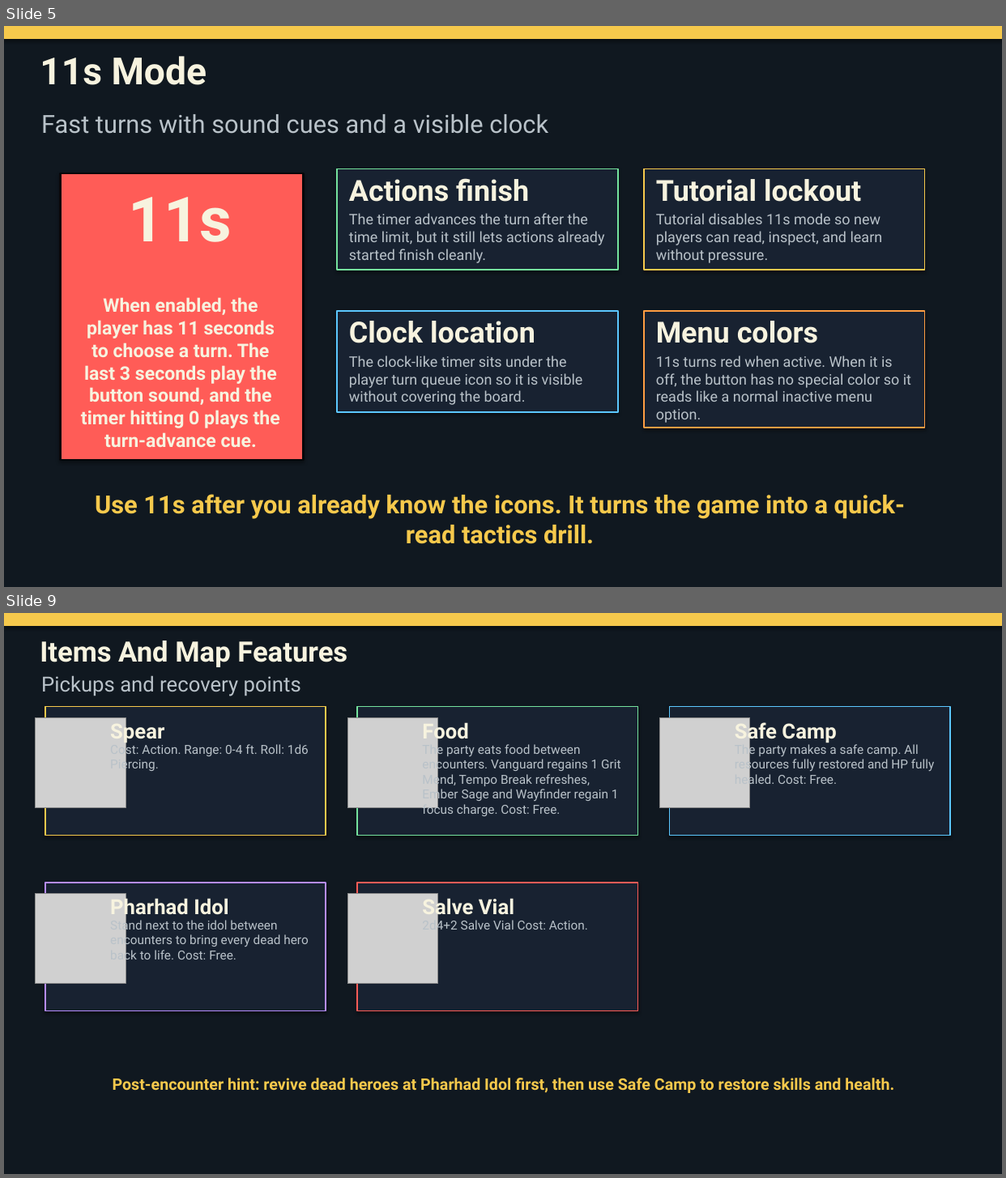
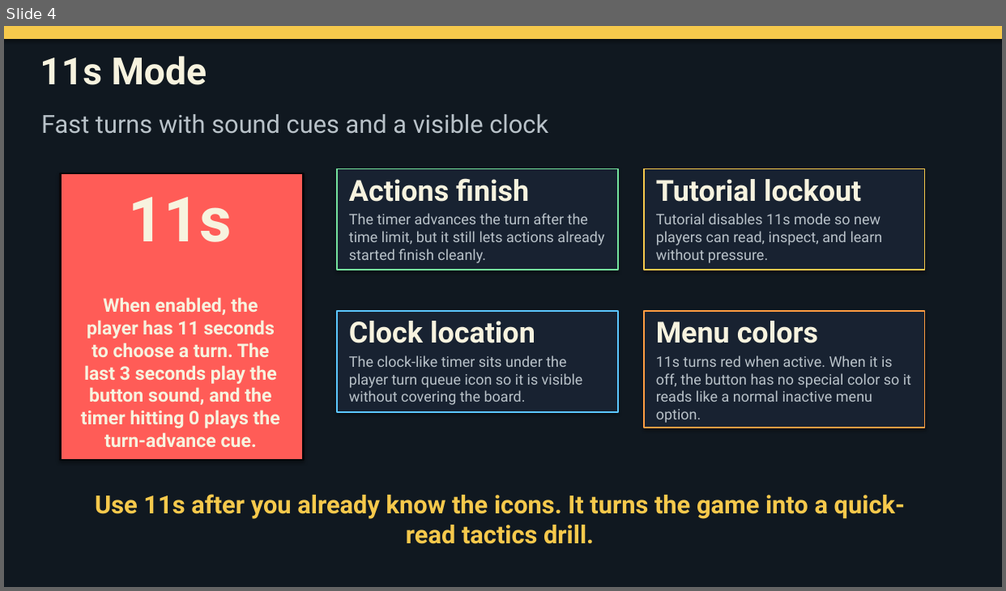
Before and after one commit to teymurianstudios/teymurian-studios, a slide deck: Pharhad_Road_Manual.pptx. Shown one above the other, each under a label of ours: slides 5 and 9 before the commit, slide 4 after it; the slides between them are not shown. The pictures are 1006x1178 and 1006x591 pixels, drawn with LibreOffice and Linux fonts; fonts in the diff are those of the drawing; grey boxes stand for pictures. Boxes give left, top, right and bottom in pixels: in the first picture for what was removed or moved away, otherwise in the second. Text is boxed around its words. In the diff, an @@ line names an element or a change of style, - is before the commit and + after.

```diff
--- a/Pharhad_Road_Manual.pptx
+++ b/Pharhad_Road_Manual.pptx
@@ slide 9 removed at <box>4,613,1002,1174</box>, background #101820 @@
@@ rectangle removed at <box>4,613,1002,1174</box> @@
@@ rectangle removed at <box>4,613,1002,626</box> @@
@@ text removed at <box>40,641,347,667</box> @@
-Items And Map Features
@@ text removed at <box>41,675,301,696</box> @@
-Pickups and recovery points
@@ rectangle removed at <box>45,707,326,835</box> @@
@@ rectangle removed at <box>357,707,638,835</box> @@
@@ rectangle removed at <box>670,707,950,835</box> @@
@@ picture removed at <box>36,717,126,808</box> @@
@@ text removed at <box>110,719,164,743</box> @@
-Spear
@@ picture removed at <box>347,717,438,808</box> @@
@@ text removed at <box>422,719,468,743</box> @@
-Food
@@ picture removed at <box>660,717,750,808</box> @@
@@ text removed at <box>735,719,836,743</box> @@
-Safe Camp
@@ text removed at <box>110,743,309,773</box> @@
-Cost: Action. Range: 0-4 ft. Roll: 1d6 Piercing.
@@ text removed at <box>422,743,620,816</box> @@
-The party eats food between encounters. Vanguard regains 1 Grit Mend, Tempo Break refreshes, Ember Sage and Wayfinder regain 1 focus charge. Cost: Free.
@@ text removed at <box>735,743,935,787</box> @@
-The party makes a safe camp. All resources fully restored and HP fully healed. Cost: Free.
@@ picture removed at <box>36,894,126,984</box> @@
@@ rectangle removed at <box>45,883,326,1012</box> @@
@@ text removed at <box>110,895,228,919</box> @@
-Pharhad Idol
@@ picture removed at <box>347,894,438,984</box> @@
@@ rectangle removed at <box>357,883,638,1012</box> @@
@@ text removed at <box>422,895,514,919</box> @@
-Salve Vial
@@ text removed at <box>110,918,308,963</box> @@
-Stand next to the idol between encounters to bring every dead hero back to life. Cost: Free.
@@ text removed at <box>422,918,588,933</box> @@
-2d4+2 Salve Vial Cost: Action.
@@ text removed at <box>113,1078,894,1093</box> @@
-Post-encounter hint: revive dead heroes at Pharhad Idol first, then use Safe Camp to restore skills and health.
@@ what was slide 5 is now slide 4 @@
```
Also in this commit, not shown: 2 slides changed, 1 slide added, 10 other slides removed, 1 other file.
